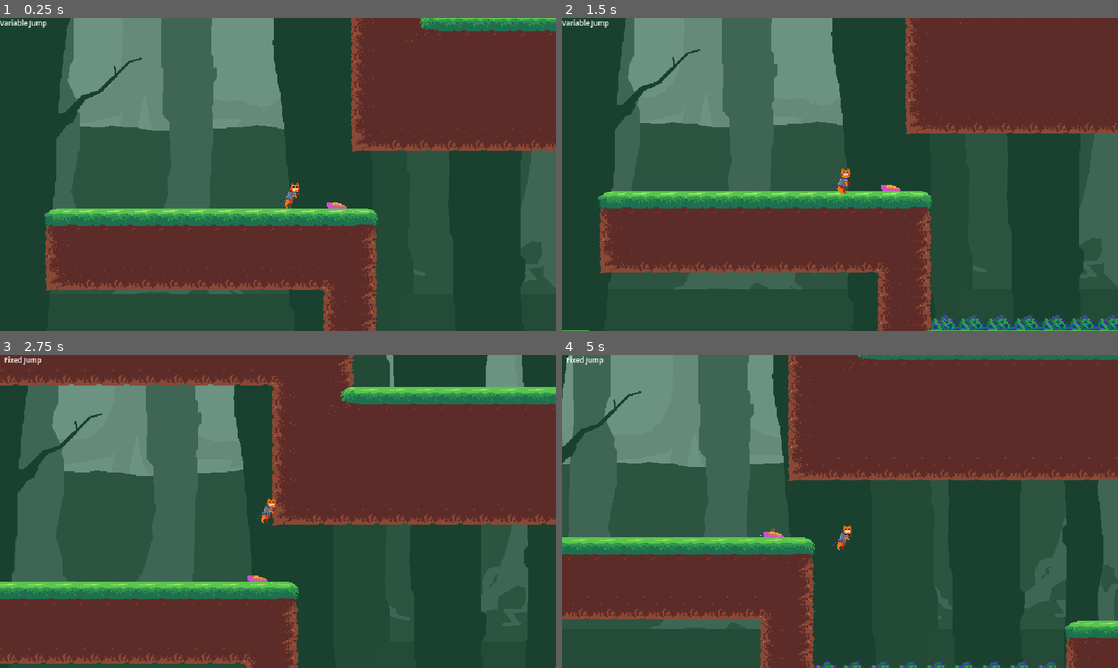
Above: before the commit, frames 1-4 (two rows, left to right).
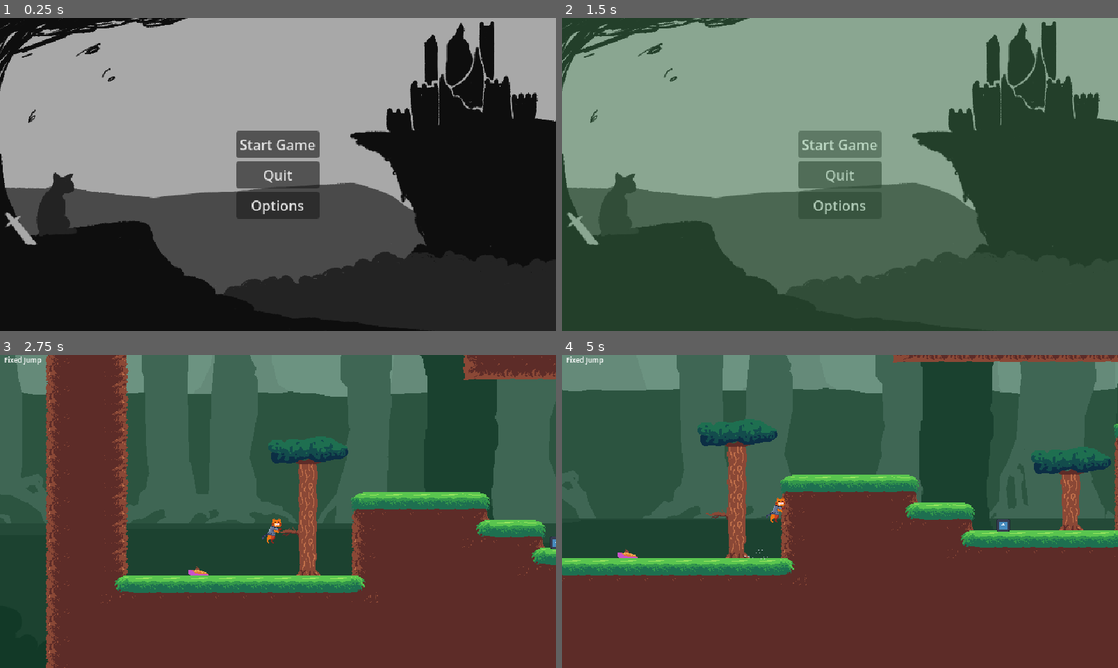
Above: after the commit, the same moments.

Repository: Stevescape/CatKnight
Game: Godot game, scene res://scenes/main_menu.tscn
Two runs of this game, one before a commit and one after it. Both use one fixed random seed, a clock stepped at 60 frames per second and the inputs below. Before the commit the project starts from res://level_1.tscn. The engine's default icon, where the game draws it, is replaced by a stand-in: a white triangle on a blue panel in a dark square.
Inputs (mouse positions are in pixels of both pictures, inside the frame that each line leads up to):
- Up to frame 1 (0.25 s): no input
- Up to frame 2 (1.5 s): click (840, 205) at 0.5 s, where only the run after the commit has a clickable "Options"; click (840, 143) at 1.25 s, where only the run after the commit has a clickable "Start Game"
- Up to frame 3 (2.75 s): hold D (move_right) from 2.03 s (still down); hold Space (jump) from 2.03 s (still down); tap K (k) at 2.1 s
- Up to frame 4 (5 s): release Space (jump) at 2.78 s; tap Space (jump) at 2.85, 3.02, 3.32, 3.8, 4.52, 4.82 s; tap K (k) at 3.05, 4.55 s; release D (move_right) at 3.53 s; hold A (move_left) 3.53-4.28 s; hold F (Damage) 3.53-4.28 s; hold D (move_right) from 4.28 s (still down); tap Left (camera_left) at 4.35 s

The runs differ from the first frame. In frame 1, 100% of the frame differs, in the area x 0-100%, y 0-100%; in frame 2, 73%; in frame 3, 74%; in frame 4, 76%.

Commit message:
Added main menu template

Diff:
--- a/project.godot
+++ b/project.godot
@@ -11,13 +11,14 @@
 [application]
 
 config/name="Cat Knight"
-run/main_scene="uid://c3p6cjtjo53nb"
+run/main_scene="uid://dgf2iad38gg8d"
 config/features=PackedStringArray("4.6", "Forward Plus")
 config/icon="res://icon.svg"
 
 [autoload]
 
 Checkpoint="*uid://cf1eluf81fie8"
+SceneTransition="*uid://clhiu7hwj1ov5"
 
 [display]
 
--- a/resources/litter.tscn
+++ b/resources/litter.tscn
@@ -1,7 +1,7 @@
 [gd_scene format=3 uid="uid://bwoameougxl5q"]
 
 [ext_resource type="Texture2D" uid="uid://dkspuvtmmb8rn" path="res://sprites/litter_box.png" id="1_ujm0e"]
-[ext_resource type="Script" uid="uid://cw0w51angwtpw" path="res://litter_box.gd" id="2_vph0r"]
+[ext_resource type="Script" uid="uid://cw0w51angwtpw" path="res://scripts/checkpoints/litter_box.gd" id="2_vph0r"]
 
 [sub_resource type="RectangleShape2D" id="RectangleShape2D_3qmij"]
 size = Vector2(26, 34)
--- a/resources/moving_platform.tscn
+++ b/resources/moving_platform.tscn
@@ -1,7 +1,7 @@
 [gd_scene format=3 uid="uid://dqgagiec84dro"]
 
 [ext_resource type="Texture2D" uid="uid://b1houmw6webe4" path="res://sprites/dirt_terrain.png" id="1_hrpga"]
-[ext_resource type="Script" uid="uid://dqmhdq3oemudm" path="res://scripts/moving_platform.gd" id="2_f8lbu"]
+[ext_resource type="Script" uid="uid://dqmhdq3oemudm" path="res://scripts/obstacles/moving_platform.gd" id="2_f8lbu"]
 
 [sub_resource type="Curve2D" id="Curve2D_3qmij"]
 _data = {
--- a/level_1.tscn
+++ b/scenes/level_1.tscn
@@ -1,35 +1,35 @@
 [gd_scene format=4 uid="uid://c3p6cjtjo53nb"]
 
-[ext_resource type="Script" uid="uid://dg4cosx3i185n" path="res://resources/player.gd" id="1_5hph3"]
-[ext_resource type="Texture2D" uid="uid://duxqmasa3tek5" path="res://sprites/thorn.png" id="1_27bay"]
-[ext_resource type="Script" uid="uid://s5mbaf4tw5j6" path="res://scripts/follow_player.gd" id="1_bjebc"]
-[ext_resource type="TileSet" uid="uid://b7muas8hxk0an" path="res://tileset.tres" id="1_gyffv"]
-[ext_resource type="Texture2D" uid="uid://b6s50oc53fhw2" path="res://sprites/background/farthest_tree.png" id="1_lhbbi"]
-[ext_resource type="Texture2D" uid="uid://bgs5imy1517mp" path="res://sprites/background/middle_tree_2.png" id="2_gjkv5"]
-[ext_resource type="Script" uid="uid://b5rgfk5r6f7jw" path="res://scripts/state_machine/state_machine.gd" id="2_hbghi"]
-[ext_resource type="Texture2D" uid="uid://cthdos03gjkva" path="res://sprites/background/middle_tree_1.png" id="3_00ld1"]
-[ext_resource type="SpriteFrames" uid="uid://cym6yc1uq5svd" path="res://sprites/helmetless.tres" id="3_gyffv"]
-[ext_resource type="Script" uid="uid://biwqyribwcxg5" path="res://scripts/player_states/player_idle_state.gd" id="3_ihfcg"]
-[ext_resource type="Texture2D" uid="uid://d3cvebldkhoab" path="res://sprites/background/closest_tree.png" id="4_3qmij"]
-[ext_resource type="Script" uid="uid://dm18rbru5j025" path="res://scripts/player_states/player_walking_state.gd" id="4_rka8t"]
-[ext_resource type="Material" uid="uid://reec3ak22v3q" path="res://shaders/backgrond.tres" id="5_gjkv5"]
-[ext_resource type="Texture2D" uid="uid://vfu53ra3ywnp" path="res://sprites/background/foreground_bush.png" id="5_kb5eu"]
-[ext_resource type="Script" uid="uid://b4d4tg6b0ylnx" path="res://scripts/player_states/player_jumping_state.gd" id="5_rka8t"]
-[ext_resource type="Script" uid="uid://ce7kgxthk47qa" path="res://scripts/player_states/player_dashing_state.gd" id="7_j7kpp"]
-[ext_resource type="Script" uid="uid://77uif1q7mvw" path="res://scripts/player_states/player_fall_state.gd" id="9_5rr72"]
-[ext_resource type="Script" uid="uid://c8j1mqihf0qyb" path="res://scripts/player_states/hurt.gd" id="10_gyffv"]
-[ext_resource type="Script" uid="uid://bjsat4yenoydl" path="res://scripts/player_states/player_wall_sliding_state.gd" id="19_00ld1"]
-[ext_resource type="Script" uid="uid://byoefrmcww2w6" path="res://scripts/player_states/player_wall_jumping_state.gd" id="20_3qmij"]
-[ext_resource type="Script" uid="uid://dgclpvjeeb470" path="res://resources/enemy.gd" id="21_duihb"]
-[ext_resource type="Script" uid="uid://fmtotcg5pjgb" path="res://death.gd" id="21_ttn6t"]
-[ext_resource type="Script" uid="uid://dc5xp116s6sco" path="res://scripts/enemy_states/enemy_patrol_state.gd" id="22_b6mmh"]
-[ext_resource type="Texture2D" uid="uid://dgln0x1uqju4h" path="res://icon.svg" id="22_ttn6t"]
-[ext_resource type="Script" uid="uid://bqlrwqx4mhh5h" path="res://scripts/enemy_states/enemy_chase_state.gd" id="23_ttn6t"]
-[ext_resource type="Script" uid="uid://b1mtmfrm4munw" path="res://scripts/enemy_states/enemy_attack_state.gd" id="24_ia5ws"]
-[ext_resource type="Script" uid="uid://ck6fjc25g35oi" path="res://scripts/enemy_states/enemy_damaged_state.gd" id="25_be5co"]
+[ext_resource type="Material" uid="uid://reec3ak22v3q" path="res://shaders/backgrond.tres" id="1_mmfjm"]
+[ext_resource type="Texture2D" uid="uid://b6s50oc53fhw2" path="res://sprites/background/farthest_tree.png" id="2_k8ld0"]
+[ext_resource type="Texture2D" uid="uid://bgs5imy1517mp" path="res://sprites/background/middle_tree_2.png" id="3_mbb35"]
+[ext_resource type="Texture2D" uid="uid://cthdos03gjkva" path="res://sprites/background/middle_tree_1.png" id="4_iw4em"]
+[ext_resource type="Texture2D" uid="uid://d3cvebldkhoab" path="res://sprites/background/closest_tree.png" id="5_hnsmf"]
+[ext_resource type="Texture2D" uid="uid://vfu53ra3ywnp" path="res://sprites/background/foreground_bush.png" id="6_nossa"]
+[ext_resource type="Texture2D" uid="uid://duxqmasa3tek5" path="res://sprites/thorn.png" id="7_hjqri"]
+[ext_resource type="TileSet" uid="uid://b7muas8hxk0an" path="res://tileset.tres" id="8_hg84p"]
+[ext_resource type="Script" uid="uid://s5mbaf4tw5j6" path="res://scripts/follow_player.gd" id="9_1aans"]
+[ext_resource type="Script" uid="uid://dg4cosx3i185n" path="res://resources/player.gd" id="10_q0ron"]
+[ext_resource type="SpriteFrames" uid="uid://cym6yc1uq5svd" path="res://sprites/helmetless.tres" id="11_tdlki"]
+[ext_resource type="Script" uid="uid://b5rgfk5r6f7jw" path="res://scripts/state_machine/state_machine.gd" id="12_v8pws"]
+[ext_resource type="Script" uid="uid://biwqyribwcxg5" path="res://scripts/player_states/player_idle_state.gd" id="13_rscm6"]
+[ext_resource type="Script" uid="uid://dm18rbru5j025" path="res://scripts/player_states/player_walking_state.gd" id="14_wom8k"]
+[ext_resource type="Script" uid="uid://b4d4tg6b0ylnx" path="res://scripts/player_states/player_jumping_state.gd" id="15_wa552"]
+[ext_resource type="Script" uid="uid://ce7kgxthk47qa" path="res://scripts/player_states/player_dashing_state.gd" id="16_v0i6o"]
+[ext_resource type="Script" uid="uid://77uif1q7mvw" path="res://scripts/player_states/player_fall_state.gd" id="17_bamb7"]
+[ext_resource type="Script" uid="uid://c8j1mqihf0qyb" path="res://scripts/player_states/hurt.gd" id="18_8jqp6"]
+[ext_resource type="Script" uid="uid://bjsat4yenoydl" path="res://scripts/player_states/player_wall_sliding_state.gd" id="19_jscgt"]
+[ext_resource type="Script" uid="uid://byoefrmcww2w6" path="res://scripts/player_states/player_wall_jumping_state.gd" id="20_0bysi"]
+[ext_resource type="Script" uid="uid://fmtotcg5pjgb" path="res://scripts/player_states/death.gd" id="21_y0ove"]
+[ext_resource type="Script" uid="uid://dgclpvjeeb470" path="res://resources/enemy.gd" id="22_awarj"]
+[ext_resource type="Texture2D" uid="uid://dgln0x1uqju4h" path="res://icon.svg" id="23_uuj1x"]
+[ext_resource type="Script" uid="uid://dc5xp116s6sco" path="res://scripts/enemy_states/enemy_patrol_state.gd" id="24_3x5jj"]
+[ext_resource type="Script" uid="uid://bqlrwqx4mhh5h" path="res://scripts/enemy_states/enemy_chase_state.gd" id="25_75ls7"]
+[ext_resource type="Script" uid="uid://b1mtmfrm4munw" path="res://scripts/enemy_states/enemy_attack_state.gd" id="26_gwsl1"]
+[ext_resource type="Script" uid="uid://ck6fjc25g35oi" path="res://scripts/enemy_states/enemy_damaged_state.gd" id="27_lkded"]
 
 [sub_resource type="TileSetAtlasSource" id="TileSetAtlasSource_sof0w"]
-texture = ExtResource("1_27bay")
+texture = ExtResource("7_hjqri")
 texture_region_size = Vector2i(32, 32)
 0:0/0 = 0
 0:0/0/texture_origin = Vector2i(0, -2)
@@ -190,15 +190,15 @@
 position = Vector2(35, 29)
 rotation = 0.00017371647
 tile_map_data = PackedByteArray("AADw////AAAGAAEAAADw//7/AAAGAAAAAADv////AAAGAAEAAADv//7/AAAAAAMAAADv//3/AAAHAAEAAADv// …(53552 unchanged characters)…
-tile_set = ExtResource("1_gyffv")
+tile_set = ExtResource("8_hg84p")
 
 [node name="Camera2D" type="Camera2D" parent="." unique_id=1717357528 node_paths=PackedStringArray("character")]
-position = Vector2(683, -533)
+position = Vector2(-445, -64)
 process_callback = 0
 limit_bottom = 180
 limit_smoothed = true
 editor_draw_limits = true
-script = ExtResource("1_bjebc")
+script = ExtResource("9_1aans")
 max_screenshake = 2.0
 shake_fade = 20.0
 character = NodePath("../Player")
@@ -217,13 +217,13 @@
 CONGRATS"
 
 [node name="Player" type="CharacterBody2D" parent="." unique_id=2135474825 groups=["player"]]
-position = Vector2(734, -532)
+position = Vector2(-394, -63)
 collision_layer = 2
 collision_mask = 17
-script = ExtResource("1_5hph3")
+script = ExtResource("10_q0ron")
 
 [node name="AnimatedSprite2D" type="AnimatedSprite2D" parent="Player" unique_id=1971203800]
-sprite_frames = ExtResource("3_gyffv")
+sprite_frames = ExtResource("11_tdlki")
 animation = &"pounce_right"
 
 [node name="CollisionShape2D" type="CollisionShape2D" parent="Player" unique_id=200980462]
@@ -231,36 +231,36 @@
 shape = SubResource("RectangleShape2D_hbghi")
 
 [node name="StateMachine" type="Node" parent="Player" unique_id=878981145 node_paths=PackedStringArray("initial_state")]
-script = ExtResource("2_hbghi")
+script = ExtResource("12_v8pws")
 initial_state = NodePath("idle")
 
 [node name="idle" type="Node" parent="Player/StateMachine" unique_id=1588834990]
-script = ExtResource("3_ihfcg")
+script = ExtResource("13_rscm6")
 
 [node name="walking" type="Node" parent="Player/StateMachine" unique_id=944698651]
-script = ExtResource("4_rka8t")
+script = ExtResource("14_wom8k")
 speed = 1000.0
 
 [node name="jumping" type="Node" parent="Player/StateMachine" unique_id=544852]
-script = ExtResource("5_rka8t")
+script = ExtResource("15_wa552")
 
 [node name="dashing" type="Node" parent="Player/StateMachine" unique_id=465759398]
-script = ExtResource("7_j7kpp")
+script = ExtResource("16_v0i6o")
 
 [node name="falling" type="Node" parent="Player/StateMachine" unique_id=1961985170]
-script = ExtResource("9_5rr72")
+script = ExtResource("17_bamb7")
 
 [node name="hurting" type="Node" parent="Player/StateMachine" unique_id=1198091994]
-script = ExtResource("10_gyffv")
+script = ExtResource("18_8jqp6")
 
 [node name="wall sliding" type="Node" parent="Player/StateMachine" unique_id=553120478]
-script = ExtResource("19_00ld1")
+script = ExtResource("19_jscgt")
 
 [node name="wall jumping" type="Node" parent="Player/StateMachine" unique_id=287108218]
-script = ExtResource("20_3qmij")
+script = ExtResource("20_0bysi")
 
 [node name="death" type="Node" parent="Player/StateMachine" unique_id=428956127]
-script = ExtResource("21_ttn6t")
+script = ExtResource("21_y0ove")
 
 [node name="DropDownDetector" type="RayCast2D" parent="Player" unique_id=1197400973]
 target_position = Vector2(0, 20)
--- /dev/null
+++ b/scenes/main_menu.gd
@@ -0,0 +1,7 @@
+extends Control
+
+func _ready() -> void:
+	process_mode = Node.PROCESS_MODE_ALWAYS
+
+func _on_start_pressed() -> void:
+	SceneTransition.change_scene("res://scenes/level_1.tscn")
--- /dev/null
+++ b/scenes/main_menu.tscn
@@ -0,0 +1,55 @@
+[gd_scene format=3 uid="uid://dgf2iad38gg8d"]
+
+[ext_resource type="Script" uid="uid://gug0gcuxps2n" path="res://scenes/main_menu.gd" id="1_ekxnf"]
+[ext_resource type="Texture2D" uid="uid://bufviurqnvou8" path="res://sprites/IMG_0789.png" id="2_ekxnf"]
+
+[node name="MainMenu" type="Control" unique_id=704778833]
+layout_mode = 3
+anchors_preset = 15
+anchor_right = 1.0
+anchor_bottom = 1.0
+grow_horizontal = 2
+grow_vertical = 2
+mouse_filter = 2
+script = ExtResource("1_ekxnf")
+
+[node name="TextureRect" type="TextureRect" parent="." unique_id=1037100444]
+layout_mode = 0
+offset_right = 40.0
+offset_bottom = 40.0
+texture = ExtResource("2_ekxnf")
+
+[node name="VBoxContainer" type="VBoxContainer" parent="." unique_id=1610678106]
+layout_mode = 1
+anchors_preset = 8
+anchor_left = 0.5
+anchor_top = 0.5
+anchor_right = 0.5
+anchor_bottom = 0.5
+offset_left = -48.0
+offset_top = -50.5
+offset_right = 48.0
+offset_bottom = 50.5
+grow_horizontal = 2
+grow_vertical = 2
+size_flags_horizontal = 4
+size_flags_vertical = 4
+mouse_filter = 2
+
+[node name="start" type="Button" parent="VBoxContainer" unique_id=1911249022]
+layout_mode = 2
+mouse_default_cursor_shape = 2
+text = "Start Game"
+
+[node name="quit" type="Button" parent="VBoxContainer" unique_id=160432850]
+layout_mode = 2
+mouse_default_cursor_shape = 2
+text = "Quit"
+
+[node name="option" type="Button" parent="VBoxContainer" unique_id=116332920]
+layout_mode = 2
+mouse_default_cursor_shape = 2
+text = "Options"
+metadata/_edit_use_anchors_ = true
+
+[connection signal="pressed" from="VBoxContainer/start" to="." method="_on_start_pressed"]
--- /dev/null
+++ b/scenes/scene_transition.tscn
@@ -0,0 +1,60 @@
+[gd_scene format=3 uid="uid://clhiu7hwj1ov5"]
+
+[ext_resource type="Script" uid="uid://bn0hkx8d8yni1" path="res://scripts/menu/scene_transition.gd" id="1_0wykx"]
+
+[sub_resource type="Animation" id="Animation_gbkcp"]
+length = 0.001
+tracks/0/type = "value"
+tracks/0/imported = false
+tracks/0/enabled = true
+tracks/0/path = NodePath(".:modulate")
+tracks/0/interp = 1
+tracks/0/loop_wrap = true
+tracks/0/keys = {
+"times": PackedFloat32Array(0),
+"transitions": PackedFloat32Array(1),
+"update": 0,
+"values": [Color(1, 1, 1, 0)]
+}
+
+[sub_resource type="Animation" id="Animation_7lvy5"]
+resource_name = "dissolve"
+length = 0.5
+tracks/0/type = "value"
+tracks/0/imported = false
+tracks/0/enabled = true
+tracks/0/path = NodePath(".:modulate")
+tracks/0/interp = 1
+tracks/0/loop_wrap = true
+tracks/0/keys = {
+"times": PackedFloat32Array(0, 0.5),
+"transitions": PackedFloat32Array(1, 1),
+"update": 0,
+"values": [Color(1, 1, 1, 0), Color(1, 1, 1, 1)]
+}
+
+[sub_resource type="AnimationLibrary" id="AnimationLibrary_cv4e2"]
+_data = {
+&"RESET": SubResource("Animation_gbkcp"),
+&"dissolve": SubResource("Animation_7lvy5")
+}
+
+[node name="SceneTransition" type="CanvasLayer" unique_id=1963807187]
+script = ExtResource("1_0wykx")
+
+[node name="ColorRect" type="ColorRect" parent="." unique_id=2009615615]
+modulate = Color(1, 1, 1, 0)
+offset_left = -108.0
+offset_top = -55.0
+offset_right = 764.0
+offset_bottom = 459.0
+mouse_filter = 2
+color = Color(0.30511022, 0.63053554, 0.38722607, 1)
+
+[node name="TextureRect" type="TextureRect" parent="." unique_id=1781326426]
+offset_right = 40.0
+offset_bottom = 40.0
+
+[node name="AnimationPlayer" type="AnimationPlayer" parent="." unique_id=365773543]
+root_node = NodePath("../ColorRect")
+libraries/ = SubResource("AnimationLibrary_cv4e2")
--- /dev/null
+++ b/scripts/menu/main_menu.gd
@@ -0,0 +1,5 @@
+extends Control
+
+
+func _on_start_pressed() -> void:
+	SceneTransition.change_scene("res//scenes/level_1.tscn")
--- /dev/null
+++ b/scripts/menu/scene_transition.gd
@@ -0,0 +1,8 @@
+extends CanvasLayer
+
+
+func change_scene(target: String) -> void:
+	$AnimationPlayer.play("dissolve")
+	await $AnimationPlayer.animation_finished
+	get_tree().change_scene_to_file(target)
+	$AnimationPlayer.play_backwards("dissolve")
Not shown: 8 places in scenes/level_1.tscn that only renumber resources
Not shown, added: scenes/main_menu.gd.uid
Renamed: scripts/checkpoint.gd -> scripts/checkpoints/checkpoint.gd
Renamed: scripts/checkpoint.gd.uid -> scripts/checkpoints/checkpoint.gd.uid
Renamed: litter_box.gd -> scripts/checkpoints/litter_box.gd
Renamed: litter_box.gd.uid -> scripts/checkpoints/litter_box.gd.uid
Not shown, added: scripts/menu/main_menu.gd.uid
Not shown, added: scripts/menu/scene_transition.gd.uid
Renamed: scripts/moving_platform.gd -> scripts/obstacles/moving_platform.gd
Renamed: scripts/moving_platform.gd.uid -> scripts/obstacles/moving_platform.gd.uid
Renamed: death.gd -> scripts/player_states/death.gd
Renamed: death.gd.uid -> scripts/player_states/death.gd.uid
(and 2 more such lines)
